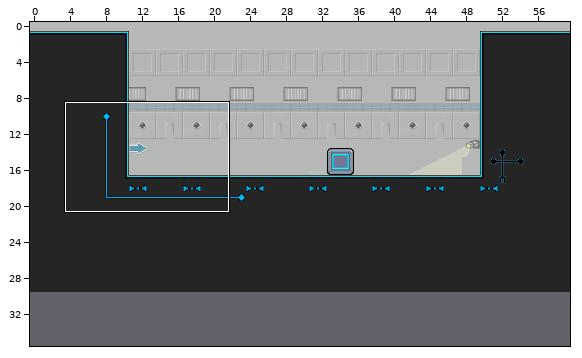
Two states of a Tiled map, map-src/NoobParadise_3.tmx. Above: a wide view before the commit, with the close-up outlined.
Close-up. The starting point:
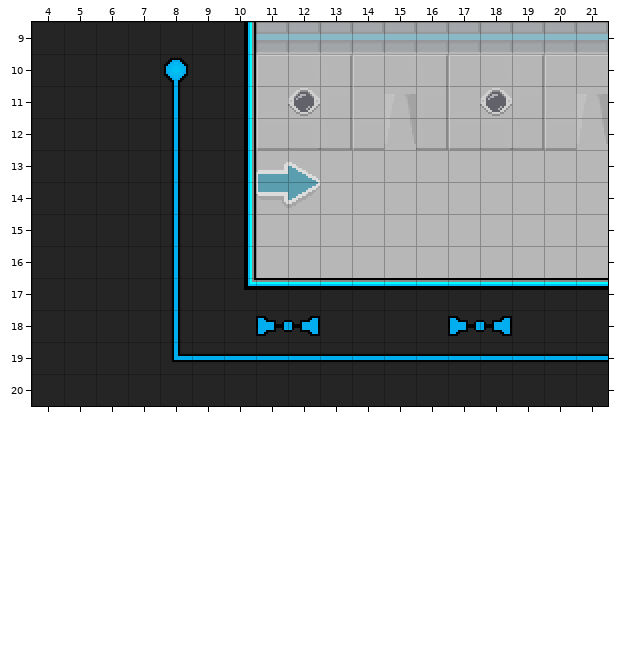
Cells are 16x16 px. Shown: x 4..21, y 9..20. The commit also changed other parts of the map, which this record leaves out. The old version is drawn lined up with the new one.
The result:
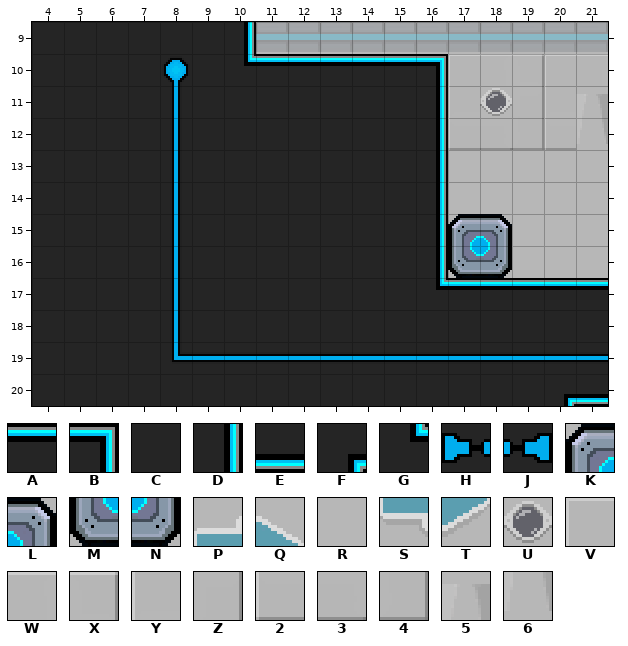
Key: from "main": A 1, B 2, C 8, D 27, E 51, F 75, G 100, H 135, J 136, K 160, L 161, M 185, N 186, P 227, Q 228, R 232, S 252, T 253, U 339, V 375, W 376, X 377, Y 400, Z 402, 2 425, 3 426, 4 427, 5 450, 6 475.
_ is an empty cell, . an unchanged one.
Difference:
map size 60x30 -> 60x36 cells
--- layer "Tile Layer 1"
@@ x 10..18 @@
-10 DVWXVWX..
-11 DYUZY5Z..
-12 D234264..
-13 DPQRRRR..
-14 DSTRRRR..
-15 DRRRRRRRR
-16 DRRRRRRRR
-17 GAAAAAA..
-18 .HJ....HJ
+10 GAAAAAB..
+11 CCCCCCD..
+12 CCCCCCD..
+13 CCCCCCD..
+14 CCCCCCD..
+15 CCCCCCDKL
+16 CCCCCCDMN
+17 CCCCCCG..
+18 .CC....CC
@@ x 20..21 @@
-20 CC
+20 FE
Pixel boxes of the changes (left, top, right, bottom) in both close-ups:
changed: (244, 54, 512, 336)
changed: (564, 394, 608, 406)
